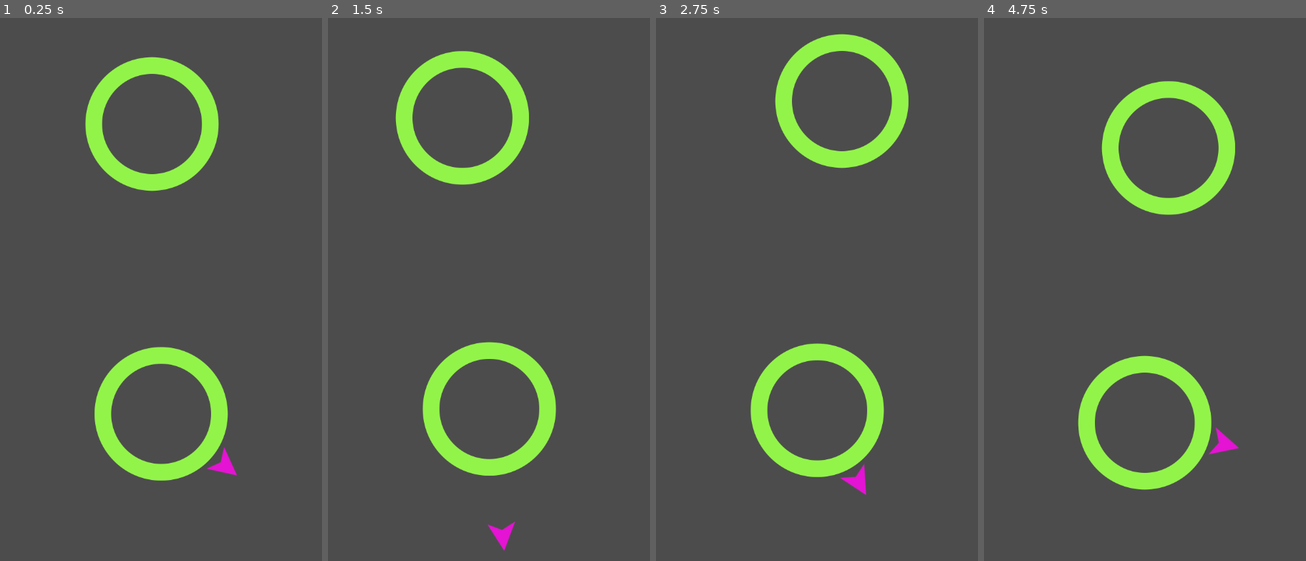
Above: before the commit, frames 1-4 (left to right).
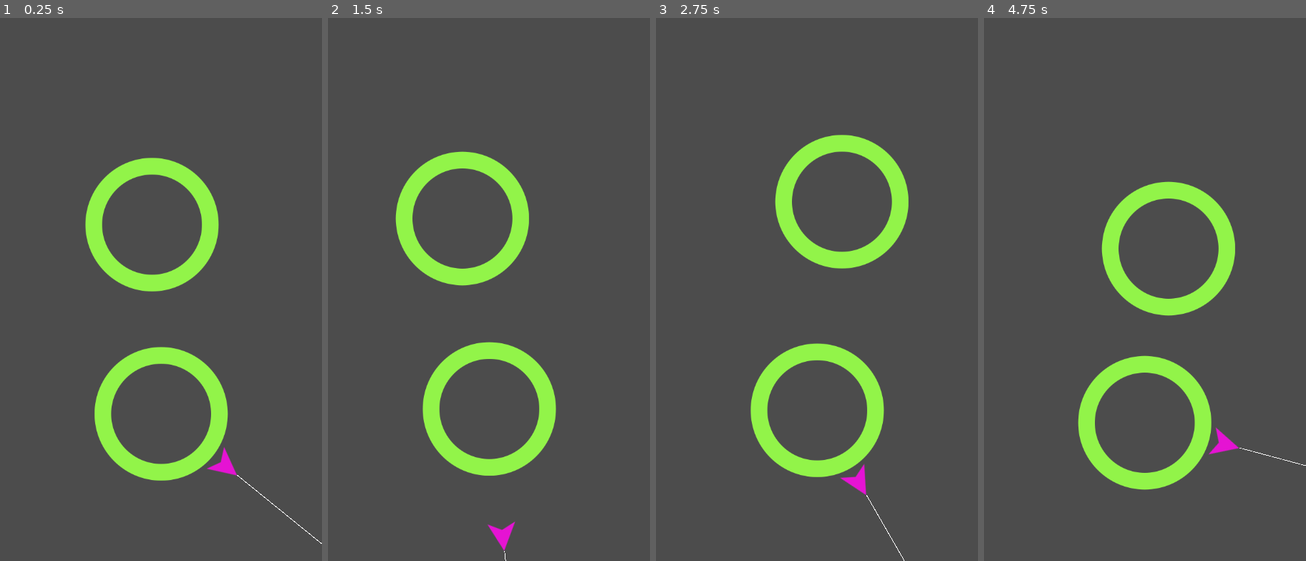
Above: after the commit, the same moments.

Repository: jagc/circleJump
Game: Godot game, scene res://objects/main.tscn
Same seed, same stepped clock (60 frames per second), same inputs: the game is played once before the commit and once after it.
Inputs (mouse positions are in pixels of both pictures, inside the frame that each line leads up to):
- Up to frame 1 (0.25 s): no input
- Up to frame 2 (1.5 s): move the mouse to (559, 246) at 0.52 s; click (559, 246) at 0.67 s; move the mouse to (424, 305) at 1.27 s; click (424, 305) at 1.42 s
- Up to frame 3 (2.75 s): move the mouse to (849, 148) at 2.02 s; click (849, 148) at 2.17 s
- Up to frame 4 (4.75 s): move the mouse to (1128, 387) at 2.77 s; click (1128, 387) at 2.92 s; move the mouse to (1241, 360) at 3.52 s; click (1241, 360) at 3.67 s; move the mouse to (1048, 186) at 4.27 s; click (1048, 186) at 4.42 s

The runs differ from the first frame. In frame 1, 6.5% of the frame differs, in the area x 26-100%, y 7-97%; in frame 2, 6.4%; in frame 3, 6.5%; in frame 4, 6.5%.

Commit message:
created a way to determine jumpers' rotational direction
added tool to help with debugging a jumper's path.
- set it to invisible on commit.
- recommended to be visible while developing/debugging

Diff:
--- a/objects/circle.tscn
+++ b/objects/circle.tscn
@@ -22,6 +22,5 @@
 shape = SubResource( 2 )
 
 [node name="pivot" type="Node2D" parent="."]
-editor/display_folded = true
 
 [node name="orbitPosition" type="Position2D" parent="pivot"]
--- a/objects/jumper.tscn
+++ b/objects/jumper.tscn
@@ -7,6 +7,9 @@
 [sub_resource type="ShaderMaterial" id=1]
 shader = ExtResource( 2 )
 shader_param/color = Color( 0.901961, 0.0784314, 0.831373, 1 )
+
+[sub_resource type="SegmentShape2D" id=2]
+b = Vector2( 714.365, 0.497272 )
 
 [node name="jumper" type="Area2D"]
 script = ExtResource( 1 )
@@ -20,5 +23,17 @@
 polygon = PoolVector2Array( -20.9144, -21.4843, 20.7725, -0.39167, -21.0805, 21.0331 )
 
 [node name="VisibilityNotifier2D" type="VisibilityNotifier2D" parent="."]
+
+[node name="ColorRect" type="ColorRect" parent="."]
+margin_left = 20.9887
+margin_top = -0.916218
+margin_right = 734.989
+margin_bottom = 0.0837822
+
+[node name="Area2D" type="Area2D" parent="ColorRect"]
+
+[node name="CollisionShape2D" type="CollisionShape2D" parent="ColorRect/Area2D"]
+position = Vector2( 0, 0.489288 )
+shape = SubResource( 2 )
 [connection signal="area_entered" from="." to="." method="_on_jumper_area_entered"]
 [connection signal="viewport_exited" from="VisibilityNotifier2D" to="." method="_on_VisibilityNotifier2D_viewport_exited"]
--- a/scripts/circle.gd
+++ b/scripts/circle.gd
@@ -1,11 +1,17 @@
 extends Area2D
 
 onready var orbitPosition = $pivot/orbitPosition
+
+# there are 2 ways to get a sibling node,
+# direct and getting parent first.
+# enable one of them only:
+#onready var jumper = $"/root/main/jumper"
+#onready var jumper = get_parent().get_node("jumper")
+
 var radius = 100
 var rotationSpeed = PI
 
-
-func init(_position, _radius = radius):
+func init(_position, jumperIsRotatingClockwise, _radius = radius):
 	position = _position
 	radius = _radius
 	$CollisionShape2D.shape = $CollisionShape2D.shape.duplicate()
@@ -13,6 +19,14 @@
 	var imgSize = $Sprite.texture.get_size().x / 2
 	$Sprite.scale = Vector2(1, 1) * radius / imgSize
 	orbitPosition.position.x = radius + 25
+	# randomly provides 1 or -1
+	# i want to change this later so rotation direction will go
+	# basing on it's position of the circle
+	# if it lands left, it's rotating clockwise, and vice versa.
+#	rotationSpeed *= pow(-1, randi() % 2)
+
+	# using this instead to determine rotation, though.
+	rotationSpeed *= jumperIsRotatingClockwise
 
 func _process(delta):
 	$pivot.rotation += rotationSpeed * delta
--- a/scripts/jumper.gd
+++ b/scripts/jumper.gd
@@ -17,9 +17,14 @@
 # 'area' is the circle.gd object
 func _on_jumper_area_entered(area):
 	target = area
-	target.get_node("pivot").rotation = (position - target.position).angle()
+
+	var _rotation = (position - target.position).angle()
+	var is_rotatingClockwise = 1 if _rotation > 1.4 else -1
+
+	target.get_node("pivot").rotation = _rotation
 	velocity = Vector2.ZERO
-	emit_signal("captured", area)
+
+	emit_signal("captured", area, is_rotatingClockwise)
 
 func _physics_process(delta):
 	if target:
--- a/scripts/main.gd
+++ b/scripts/main.gd
@@ -4,6 +4,7 @@
 var jumper = preload("res://objects/jumper.tscn")
 
 var player
+var jumperIsRotatingClockwise = 1
 
 func _ready():
 	randomize()
@@ -21,11 +22,12 @@
 	var c = circle.instance()
 	if !_position:
 		var x = rand_range(-150, 150)
-		var y = rand_range(-500, -400)
+		var y = rand_range(-350, -250)
 		_position = player.target.position + Vector2(x, y)
 	add_child(c)
-	c.init(_position)
+	c.init(_position, jumperIsRotatingClockwise)
 
-func _on_Jumper_captured(object):
+func _on_Jumper_captured(object, isRotatingClockwise):
 	$Camera2D.position = object.position
+	jumperIsRotatingClockwise = isRotatingClockwise
 	call_deferred("spawnCircle")
Not shown: 1 places in objects/jumper.tscn that only renumber resources
